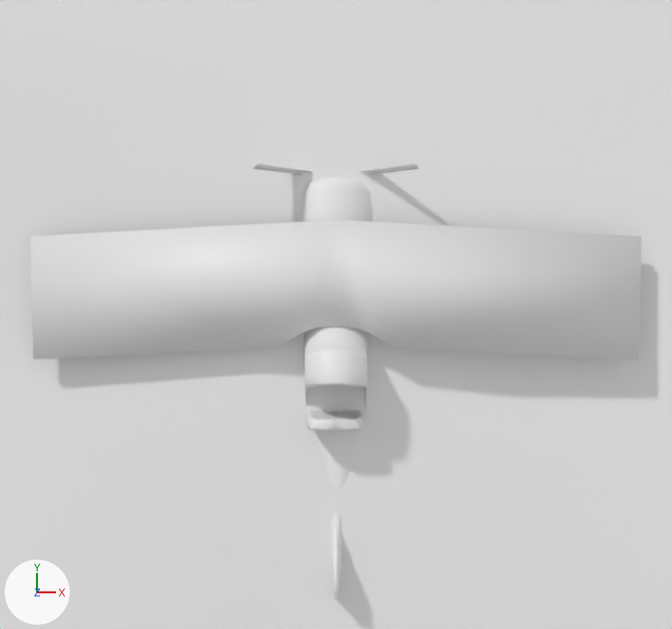
What one commit did to the Blender file outsourced/src/BlenderSceneExporter/SceneExporter_Original.blend.
The view is the same before and after, from a 50 mm camera at (0.0, -1.13, 7.48) aimed at (0.0, -1.14, 0.26). Every picture has the same lights, and +X, +Y and +Z are marked at lower left.

Before the edit, the objects in view are built like this:
```python
me_airplane = bpy.data.meshes.new('AirPlane')
me_airplane.from_pydata(...)  # 4032 vertices, 7922 faces; spans x -2.3..2.3, y -3.36..-0.04, z -1.03..0.69
me_airplane.polygons.foreach_set('use_smooth', [True] * 7922)
me_airplane.materials.append(mat_m_airplane)  # white #e7e7e7
me_plane = bpy.data.meshes.new('Plane')
me_plane.from_pydata(...)  # 4489 vertices, 8712 faces; spans x -101.0..100.0, y -101.0..100.0, z -2.0..2.0
me_plane.polygons.foreach_set('use_smooth', [True] * 8712)
ob_airplane = bpy.data.objects.new('AirPlane', me_airplane)
ob_airplane.location = (0.0, 0.0, 0.0)
ob_plane = bpy.data.objects.new('Plane', me_plane)
ob_plane.location = (0.0, 0.0, 0.0)
```
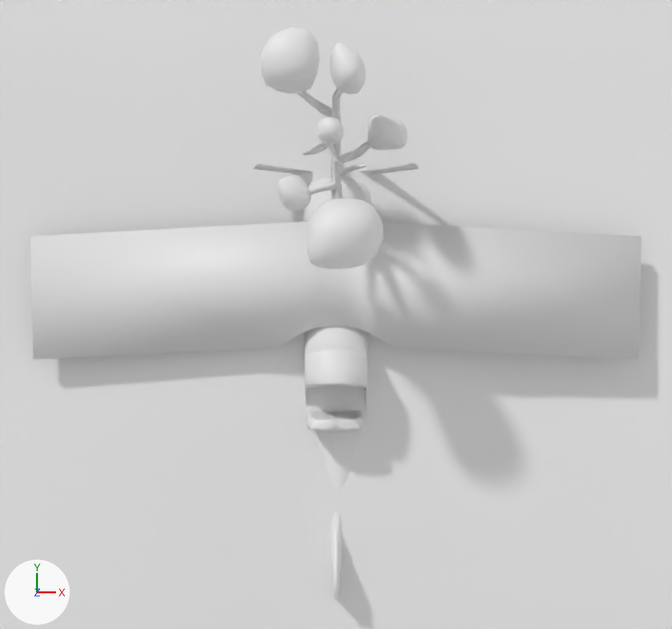
Patch to the scene script:
```diff
--- a/outsourced/src/BlenderSceneExporter/SceneExporter_Original.blend.py
+++ b/outsourced/src/BlenderSceneExporter/SceneExporter_Original.blend.py
@@ me_treebush @@
+me_treebush.from_pydata(...)  # 524 vertices, 1024 faces; spans x -0.5..0.5, y -0.85..0.76, z 0.72..1.56
+me_treebush.polygons.foreach_set('use_smooth', [True] * 1024)
@@ me_treebody @@
+me_treebody.from_pydata(...)  # 228 vertices, 452 faces; spans x -0.431..0.341, y -0.598..0.587, z 0.0..1.379
+me_treebody.polygons.foreach_set('use_smooth', [True] * 452)
@@ ob_treebush @@
+ob_treebush = bpy.data.objects.new('TreeBush', me_treebush)
+ob_treebush.location = (0.0, 0.0, 0.0)
@@ ob_treebody @@
+ob_treebody = bpy.data.objects.new('TreeBody', me_treebody)
+ob_treebody.location = (0.0, 0.0, 0.0)
```

Pixel boxes (x1, y1, x2, y2) of what changed, in the pictures (672 x 629 px):
'TreeBush', added: after (261, 27, 407, 269)
'TreeBody', added: after (297, 89, 371, 199)
